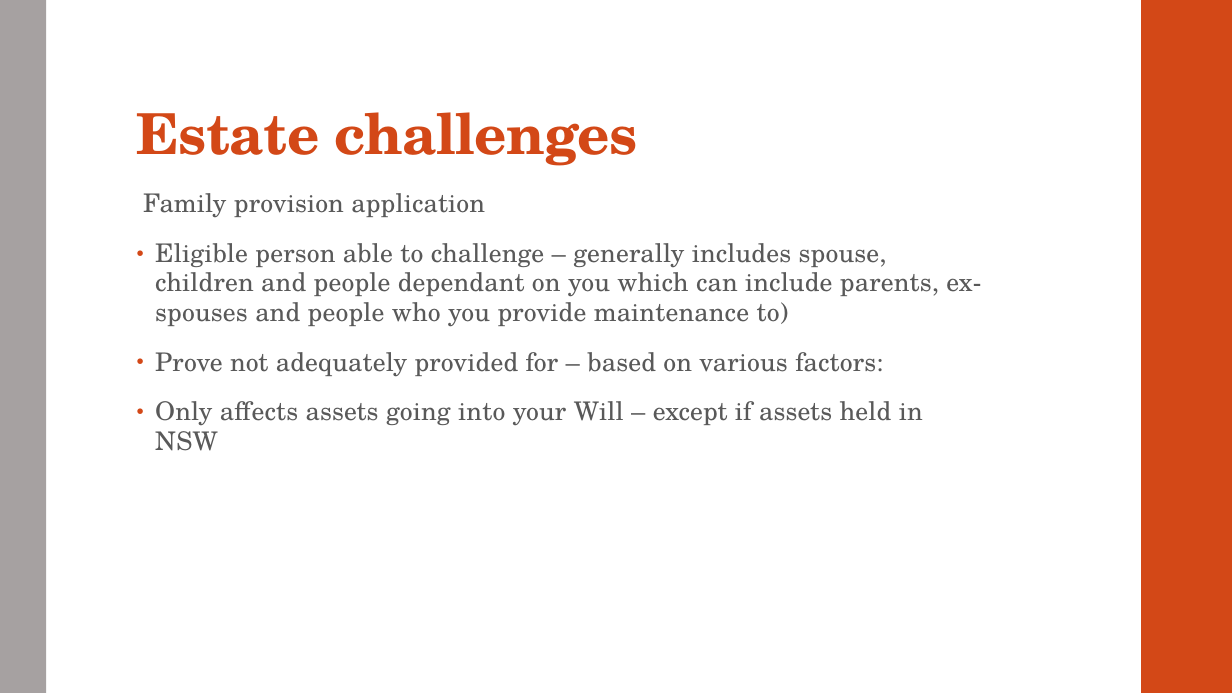
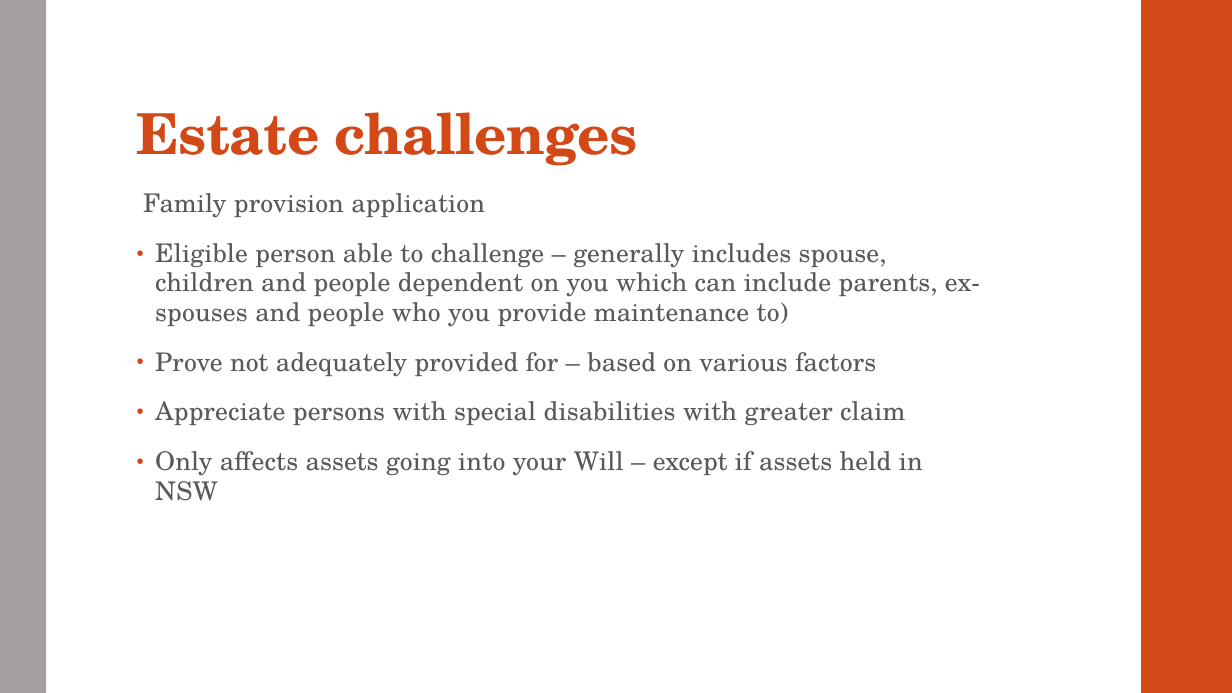
Before and after one commit to dariuschats/dariuschats.github.io, a slide deck: slide 15 of downloadables/other/Estate planning/Estate Planning Meeting Slides.pptx (slide 14 before the commit). Drawn at 1232x693 pixels with LibreOffice and Linux fonts; fonts in the diff are those of the drawing. Boxes give left, top, right and bottom in pixels: in the first picture for what was removed or moved away, otherwise in the second. Text is boxed around its words. In the diff, an @@ line names an element or a change of style, - is before the commit and + after.

Commit message:
updated estate planning slides

```diff
--- a/downloadables/other/Estate planning/Estate Planning Meeting Slides.pptx
+++ b/downloadables/other/Estate planning/Estate Planning Meeting Slides.pptx
@@ text at (155,243,980,425): text changed @@
-• Eligible person able to challenge – generally includes spouse, children and people dependant on you which can include parents, ex-spouses and people who you provide maintenance to)
-• Prove not adequately provided for – based on various factors:
+• Eligible person able to challenge – generally includes spouse, children and people dependent on you which can include parents, ex-spouses and people who you provide maintenance to)
+• Prove not adequately provided for – based on various factors
+• Appreciate persons with special disabilities with greater claim
```
Also in this commit, not shown: 12 other slides changed, 2 slides added, 1 other file.
